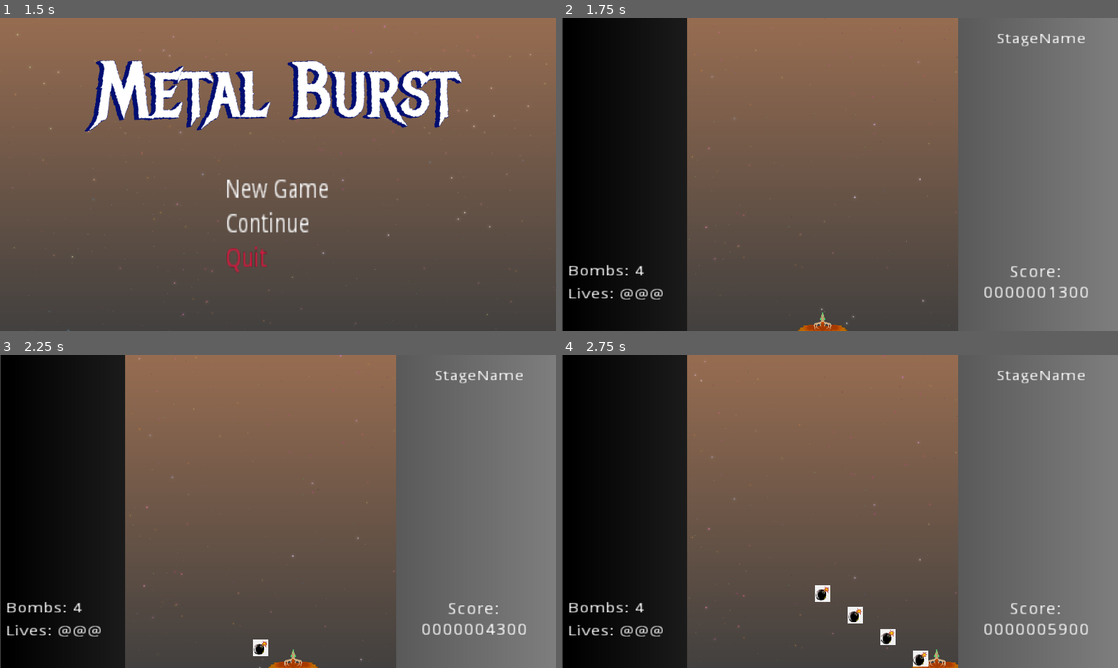
Above: before the commit, frames 1-4 (two rows, left to right).
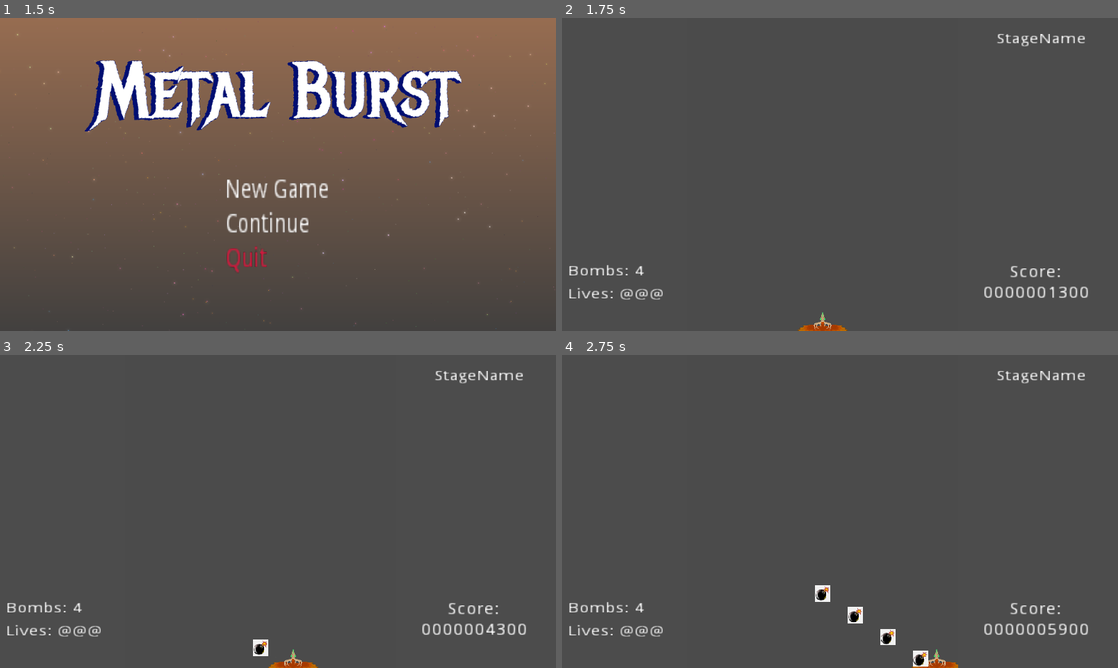
Above: after the commit, the same moments.

Repository: kyperbelt/MetalBurstPGJ
Game: Godot game, scene res://Screens/TitleScreen.tscn
The game is run twice, just before and just after one commit, with the same random seed, the same clock (stepped at 60 frames per second) and the same inputs. The engine's default icon, where the game draws it, is replaced by a stand-in: a white triangle on a blue panel in a dark square.
Inputs:
- Up to frame 1 (1.5 s): tap Enter (ui_accept) at 0.5, 0.77 s; hold D (move_right) 0.53-1.28 s; hold Space (fire) 0.53-1.28 s; hold S (move_down) from 1.28 s (still down); tap Shift (move_slower) at 1.35 s
- Up to frame 2 (1.75 s): keep holding S (move_down); tap Enter (ui_accept) at 1.52 s
- Up to frame 3 (2.25 s): release S (move_down) at 2.03 s; hold D (move_right) from 2.03 s (still down); hold X (player_bomb) from 2.03 s (still down)
- Up to frame 4 (2.75 s): keep holding D (move_right); keep holding X (player_bomb)

Frame 1 is identical in both runs. In frame 2, 71% of the frame differs, in the area x 0-100%, y 0-100%; in frame 3, 71%; in frame 4, 71%.

Commit message:
director change

Diff:
--- a/MetalBurstGame/Stages/TestStage.tscn
+++ b/MetalBurstGame/Stages/TestStage.tscn
@@ -1,10 +1,11 @@
-[gd_scene load_steps=8 format=2]
+[gd_scene load_steps=9 format=2]
 
 [ext_resource path="res://systems/Level.tscn" type="PackedScene" id=1]
 [ext_resource path="res://Objects/Enemy.tscn" type="PackedScene" id=2]
 [ext_resource path="res://backgrounds/SpaceBackground.tscn" type="PackedScene" id=3]
 [ext_resource path="res://placeholder_assets/audio/metal_burst-01.wav" type="AudioStream" id=4]
 [ext_resource path="res://Screens/InformationDisplay.tscn" type="PackedScene" id=5]
+[ext_resource path="res://systems/StageDirector/StageDirector.tscn" type="PackedScene" id=6]
 
 [sub_resource type="Gradient" id=1]
 
@@ -14,6 +15,7 @@
 [node name="Stage" type="Node"]
 
 [node name="gui_background" type="Sprite" parent="."]
+visible = false
 position = Vector2( 1025.27, 250.167 )
 scale = Vector2( 1, 845.825 )
 texture = SubResource( 2 )
@@ -21,26 +23,31 @@
 [node name="Level" parent="." instance=ExtResource( 1 )]
 
 [node name="SpaceBackground" parent="Level" instance=ExtResource( 3 )]
+visible = false
 position = Vector2( -285.932, 0 )
 
 [node name="Enemy" parent="Level" groups=[
 "Enemy",
 ] instance=ExtResource( 2 )]
+visible = false
 position = Vector2( 430.615, -330.138 )
 
 [node name="Enemy2" parent="Level" groups=[
 "Enemy",
 ] instance=ExtResource( 2 )]
+visible = false
 position = Vector2( 43.4426, -457.026 )
 
 [node name="Enemy3" parent="Level" groups=[
 "Enemy",
 ] instance=ExtResource( 2 )]
+visible = false
 position = Vector2( 372.051, -593.675 )
 
 [node name="Enemy4" parent="Level" groups=[
 "Enemy",
 ] instance=ExtResource( 2 )]
+visible = false
 position = Vector2( 45.5304, -760.919 )
 
 [node name="LevelOneAudioStreamPlayer" type="AudioStreamPlayer" parent="Level"]
@@ -48,5 +55,7 @@
 bus = "LevelOneBus"
 
 [node name="InformationDisplay" parent="Level" instance=ExtResource( 5 )]
+
+[node name="StageDirector" parent="Level" instance=ExtResource( 6 )]
 [connection signal="tree_entered" from="Level" to="Level" method="_on_Level_tree_entered"]
 [connection signal="tree_exited" from="Level" to="Level" method="_on_Level_tree_exited"]
--- a/MetalBurstGame/project.godot
+++ b/MetalBurstGame/project.godot
@@ -13,9 +13,15 @@
 "class": "InformationDisplay",
 "language": "GDScript",
 "path": "res://Screens/InformationDisplay.gd"
+}, {
+"base": "Node2D",
+"class": "StageEvent",
+"language": "GDScript",
+"path": "res://systems/StageDirector/StageEvent.gd"
 } ]
 _global_script_class_icons={
-"InformationDisplay": ""
+"InformationDisplay": "",
+"StageEvent": "res://placeholder_assets/class_icons/StageEvent.png"
 }
 
 [application]
--- /dev/null
+++ b/MetalBurstGame/systems/StageDirector/Events/SpawnEvent.gd
@@ -0,0 +1,16 @@
+extends StageEvent
+
+
+# Declare member variables here. Examples:
+# var a = 2
+# var b = "text"
+
+
+# Called when the node enters the scene tree for the first time.
+func _ready():
+	pass # Replace with function body.
+
+
+# Called every frame. 'delta' is the elapsed time since the previous frame.
+#func _process(delta):
+#	pass
--- /dev/null
+++ b/MetalBurstGame/systems/StageDirector/Events/SpawnEvent.tscn
@@ -0,0 +1,6 @@
+[gd_scene load_steps=2 format=2]
+
+[ext_resource path="res://systems/StageDirector/Events/SpawnEvent.gd" type="Script" id=1]
+
+[node name="SpawnEvent" type="Node2D"]
+script = ExtResource( 1 )
--- /dev/null
+++ b/MetalBurstGame/systems/StageDirector/Indicators/END.tscn
@@ -0,0 +1,6 @@
+[gd_scene load_steps=2 format=2]
+
+[ext_resource path="res://placeholder_assets/tools/pointB.png" type="Texture" id=1]
+
+[node name="Sprite" type="Sprite"]
+texture = ExtResource( 1 )
--- /dev/null
+++ b/MetalBurstGame/systems/StageDirector/Indicators/START.gd
@@ -0,0 +1,10 @@
+tool
+extends Sprite
+
+# Called when the node enters the scene tree for the first time.
+func _ready():
+	pass # Replace with function body.
+
+
+func _process(_delta):
+	pass
--- /dev/null
+++ b/MetalBurstGame/systems/StageDirector/Indicators/START.tscn
@@ -0,0 +1,9 @@
+[gd_scene load_steps=3 format=2]
+
+[ext_resource path="res://systems/StageDirector/Indicators/START.gd" type="Script" id=1]
+[ext_resource path="res://placeholder_assets/tools/pointA.png" type="Texture" id=2]
+
+[node name="START" type="Sprite"]
+self_modulate = Color( 6.49452, -5.49452, 4.05925, 1 )
+texture = ExtResource( 2 )
+script = ExtResource( 1 )
--- /dev/null
+++ b/MetalBurstGame/systems/StageDirector/StageDirector.gd
@@ -0,0 +1,45 @@
+tool
+extends Node2D
+
+const StageEvent = preload("res://systems/StageDirector/StageEvent.gd")
+
+signal duration_exceeded
+
+export(float,10.0,600.0) var stage_duration
+
+var elapsed : float = 0.0;
+
+var stage_events = []
+
+# Called when the node enters the scene tree for the first time.
+func _ready():
+	if Engine.editor_hint:
+		pass
+	else:
+		set_process(true)
+	pass # Replace with function body.
+
+func _draw():
+	print("drawing")
+
+func _process(delta):
+	if(Engine.editor_hint):
+
+		#in editor
+
+		update()
+		pass
+	else:
+		#in game
+		elapsed+=delta
+		if(elapsed > stage_duration):
+			emit_signal("duration_exceeded")
+
+		for i in range(len(stage_events),0):
+			if elapsed > stage_events[i].get_time():
+				stage_events[i].execute()
+				stage_events.remove(i)
+
+
+func add_stage_event(event):
+	stage_events.append(event)
--- /dev/null
+++ b/MetalBurstGame/systems/StageDirector/StageDirector.tscn
@@ -0,0 +1,7 @@
+[gd_scene load_steps=2 format=2]
+
+[ext_resource path="res://systems/StageDirector/StageDirector.gd" type="Script" id=1]
+
+[node name="StageDirector" type="Node2D"]
+script = ExtResource( 1 )
+stage_duration = 600.0
--- /dev/null
+++ b/MetalBurstGame/systems/StageDirector/StageEvent.gd
@@ -0,0 +1,22 @@
+tool
+extends Node2D
+
+class_name StageEvent, "res://placeholder_assets/class_icons/StageEvent.png"
+
+export(bool) var override_time
+var event_time : float = 0;
+
+func get_time():
+    return self.event_time
+
+func execute_event():
+    return self.event_executable
+
+
+
+func _ready():
+    pass
+
+func _process(_delta):
+    print("hello")
+    pass
--- /dev/null
+++ b/MetalBurstGame/systems/StageEngine.gd
@@ -0,0 +1,99 @@
+extends Node
+
+var play_area_width = 0
+var play_area_height = 0
+
+var elapsed : float = 0
+export(float) var max_duration = 20.0
+
+#level
+export(NodePath) var Level
+export(NodePath) var PauseScreen
+
+
+const Background = preload("res://systems/ScrollingBackground.gd")
+const Projectile = preload("res://Objects/Projectile.gd")
+const InformationDisplay = preload("res://Screens/InformationDisplay.gd")
+const StageDirector = preload("res://systems/StageDirector/StageDirector.gd")
+
+#player
+var player = null
+var informationDisplay : InformationDisplay = null
+func _ready():
+	player = Globals.get_player()
+	player.connect("player_hit",self,"player_hit")
+	$PlayerLayer.add_child(player)
+	set_process(true)
+
+func set_info_display(info_display):
+	informationDisplay = info_display
+	informationDisplay.set_lives(player.lives)
+	informationDisplay.set_score(player.score)
+	informationDisplay.set_bombs(floor(player.bomb_percentage / player.bomb_cost))
+
+func _process(delta):
+	elapsed+=delta
+
+	# just increment the score every 2 seconds for a whole second
+	# while testing.
+	# if(int(elapsed) % 2 == 0):
+	# 	player.score+=100
+	# 	if(informationDisplay!=null):
+	# 		informationDisplay.set_score(player.score,true)
+
+	if(Input.is_action_just_pressed(("pause"))):
+		get_node(PauseScreen).show()
+		get_tree().paused = true
+	if(elapsed>=max_duration):
+		elapsed=0
+		#remove player so that it doesnt get freed
+		player.get_parent().remove_child(player) #=================?????
+
+		var code = get_tree().change_scene("res://Screens/GameOverScreen.tscn")
+		if(code != OK):
+			print("failed to change to gameover screen")
+
+#proceess the entities in the level by adding them to engine
+#so that logic works properly
+func pre_process_entities():
+	var level_children = get_node(Level).get_children();
+	for child in level_children:
+		var added : bool = false
+		if(child.is_in_group("Enemy")):
+			print("added "+child.name+" to entitylayer")
+			child.get_parent().remove_child(child)
+			$EntityLayer.add_child(child)
+			added = true
+		if(child is Background):
+			print("added "+child.name+" to background layer")
+			child.get_parent().remove_child(child)
+			$BackgroundLayer.add_child(child)
+			added = true
+		if added :
+			if child.has_method("engine_ready"):
+				child.engine_ready(self)
+
+func add_child(node : Node, legible_unique_name: bool = false):
+	if(node is Projectile):
+		$BulletLayer.add_child(node, legible_unique_name)
+	else:
+		.add_child(node, legible_unique_name)
+
+
+
+func center_player():
+	if(player!=null):
+		player.position.y = play_area_height * .95
+		player.position.x = play_area_width * .5
+		print("player pos set")
+		player.play_area_width = play_area_width;
+		player.play_area_height = play_area_height;
+
+
+func player_hit():
+	if(player.lives <= 0):
+		player.get_parent().remove_child(player)
+		var _ok = get_tree().change_scene("res://Screens/GameOverScreen.tscn")
+	else:
+		informationDisplay.set_lives(player.lives,false)
+	pass
--- /dev/null
+++ b/MetalBurstGame/systems/StageEngine.tscn
@@ -0,0 +1,19 @@
+[gd_scene load_steps=3 format=2]
+
+[ext_resource path="res://systems/StageEngine.gd" type="Script" id=1]
+[ext_resource path="res://Objects/Projectiles.tscn" type="PackedScene" id=3]
+
+[node name="StageEngine" type="Node"]
+script = ExtResource( 1 )
+
+[node name="BackgroundLayer" type="Node" parent="."]
+
+[node name="EntityLayer" type="Node" parent="."]
+
+[node name="PlayerLayer" type="Node" parent="."]
+
+[node name="EffectLayer" type="Node" parent="."]
+
+[node name="BulletLayer" type="Node" parent="."]
+
+[node name="BulletSprite" parent="BulletLayer" instance=ExtResource( 3 )]
Binary file added: MetalBurstGame/placeholder_assets/class_icons/StageEvent.png
Not shown, added: MetalBurstGame/placeholder_assets/class_icons/StageEvent.png.import
Binary file added: MetalBurstGame/placeholder_assets/tools/pointA.png
Not shown, added: MetalBurstGame/placeholder_assets/tools/pointA.png.import
Binary file added: MetalBurstGame/placeholder_assets/tools/pointB.png
Not shown, added: MetalBurstGame/placeholder_assets/tools/pointB.png.import
